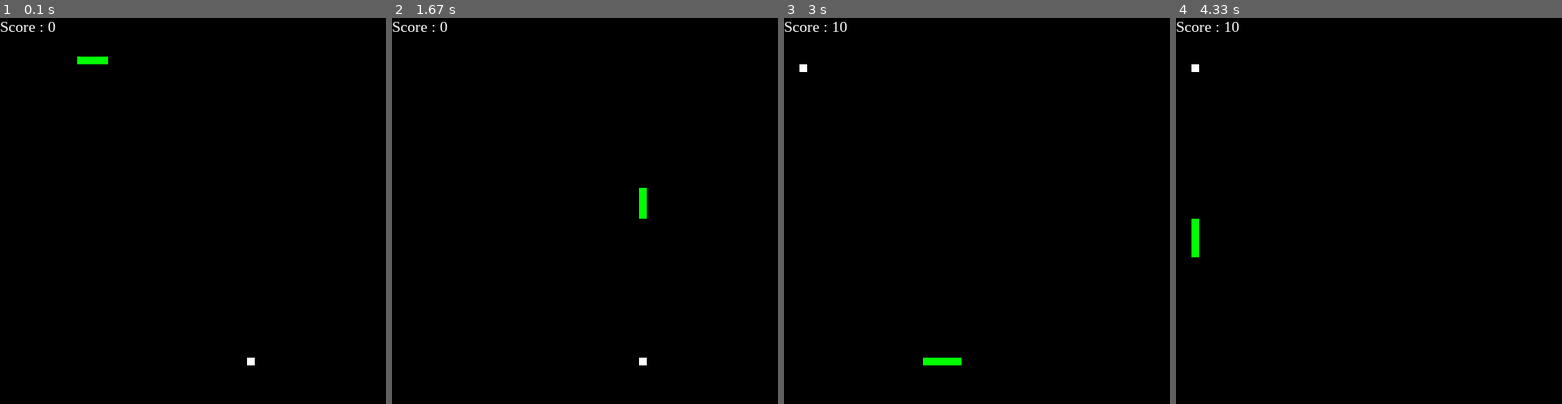
Above: before the commit, frames 1-4 (left to right).
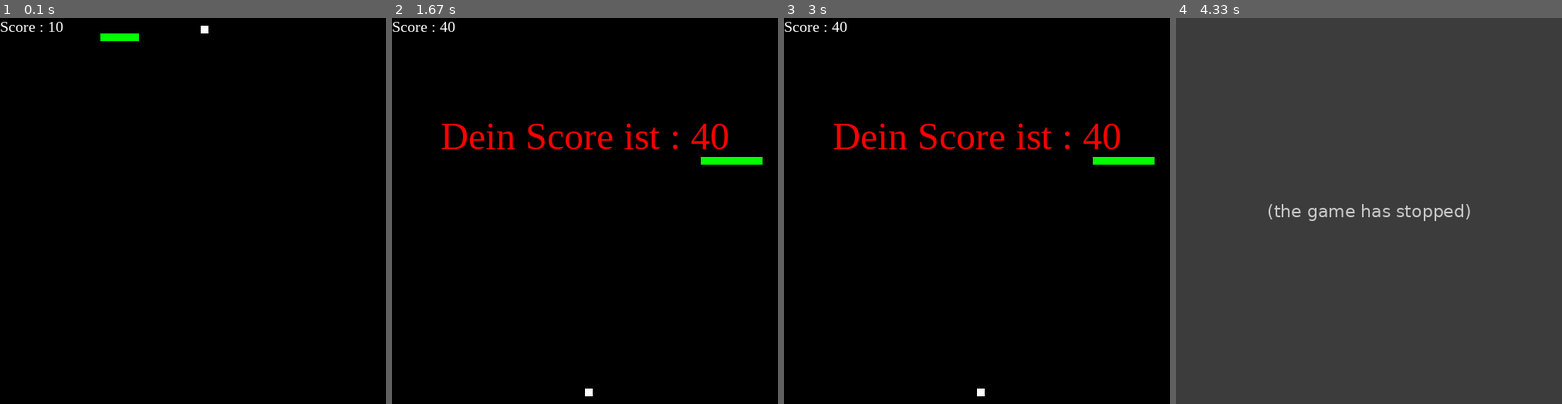
Above: after the commit, the same moments.

Repository: honigkuchenhengst/py-snake
Game: pygame game, started from main.py
Same seed, same stepped clock (60 frames per second), same inputs: the game is played once before the commit and once after it.
Inputs:
- Up to frame 1 (0.1 s): no input
- Up to frame 2 (1.67 s): no input
- Up to frame 3 (3 s): no input
- Up to frame 4 (4.33 s): no input

The runs differ from the first frame. In frame 1, 0.5% of the frame differs, in the area x 12-66%, y 1-90%; in frame 2, 2.0%; in frame 3, 2.0%; in frame 4, 100%, in the area x 0-100%, y 0-100%.
After the commit the program exited at 3 s; later frames show no game.

Commit message:
BugFix, food spawned in snake

Diff:
--- a/food.py
+++ b/food.py
@@ -2,21 +2,20 @@
 
 class Food:
     def __init__(self, width, height):
-        self.empty_space_length = 0
         self.food_position = []
         self.food_spawn = False
         self.empty_space = []
         for i in range((int)(width/10)):
             for j in range((int)(height/10)):
                 self.empty_space.append([i*10, j*10])
-                self.empty_space_length += 1
         self.empty_space.remove([100, 50])
         self.empty_space.remove([90, 50])
         self.empty_space.remove([80, 50])
         self.empty_space.remove([70, 50])
         self.spawn_food()
     def spawn_food(self):
-        self.food_position = self.empty_space.pop(rn.randint(0, self.empty_space_length - 1))
+        print(len(self.empty_space))
+        self.food_position = self.empty_space.pop(rn.randint(0, len(self.empty_space) - 1))
         print(self.food_position)
         self.food_spawn = True
 
--- a/main.py
+++ b/main.py
@@ -12,7 +12,7 @@
 snake = Snake()
 food = Food(board.SCREEN_WIDTH, board.SCREEN_HEIGHT)
 key_pressed = False
-snake_speed = 25
+snake_speed = 100
 
 pygame.init()
 # window
@@ -147,7 +147,7 @@
             board.score += 10
             food.food_spawn = False
         else:
-            snake.snake_body.pop()
+            food.update_space(snake.snake_body.pop(), snake.snake_position)
 
         if not food.food_spawn:
             food.spawn_food()
